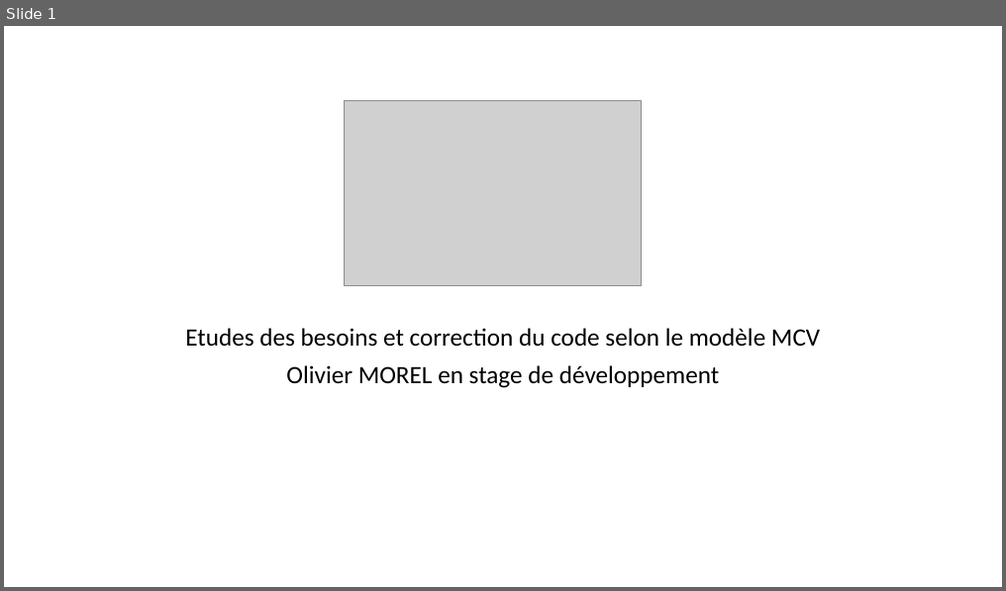
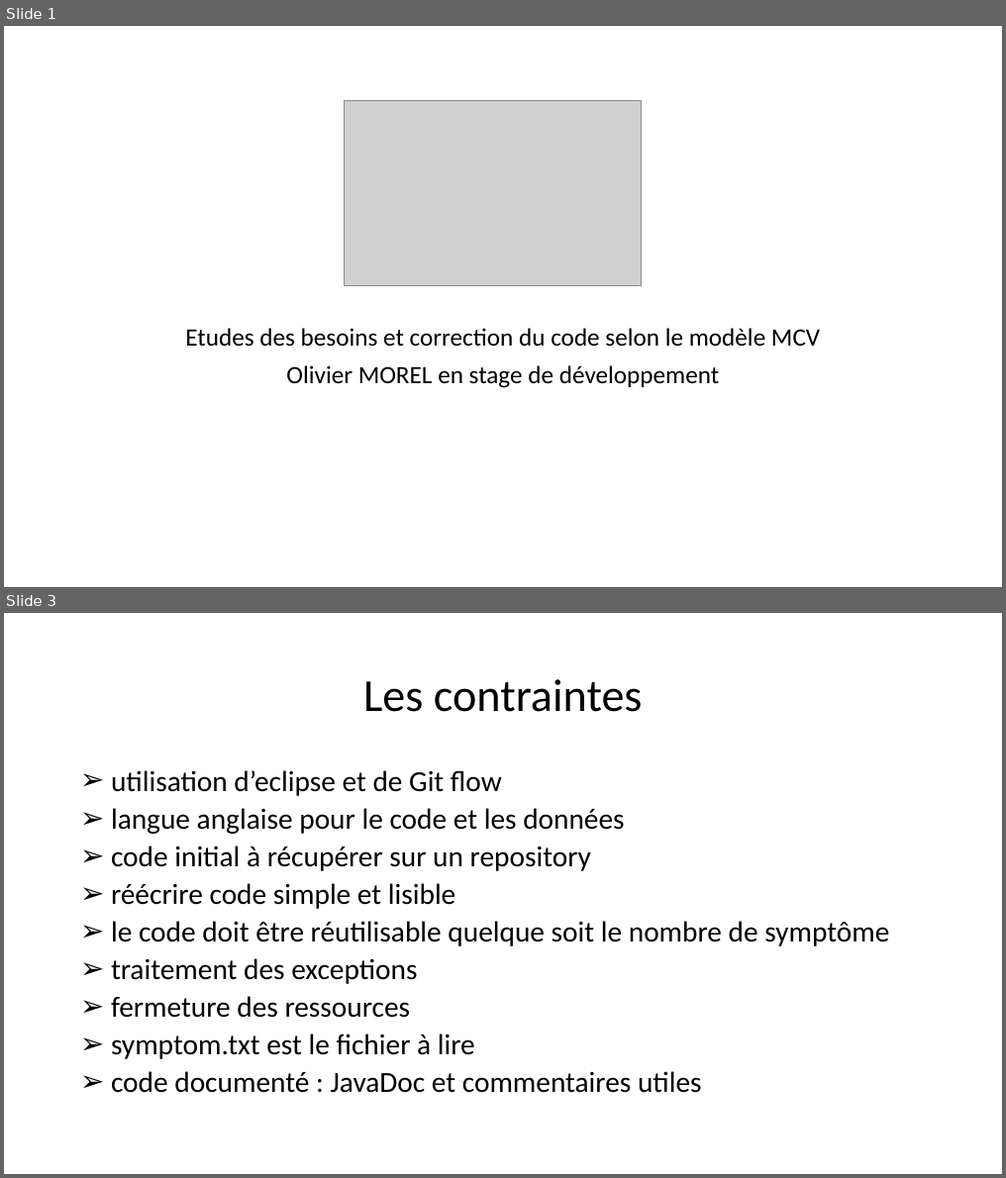
Before and after one commit to emmo78/Project_DA_Java_EN_Come_to_the_Rescue_of_a_Java_Application, a slide deck: PresentationOlivierMOREL.pptx. Shown one above the other, each under a label of ours: slide 1 before the commit, slides 1 and 3 after it; the slides between them are not shown. The pictures are 1006x591 and 1006x1178 pixels, drawn with LibreOffice and Linux fonts; fonts in the diff are those of the drawing; grey boxes stand for pictures. Boxes give left, top, right and bottom in pixels: in the first picture for what was removed or moved away, otherwise in the second. Text is boxed around its words. In the diff, an @@ line names an element or a change of style, - is before the commit and + after.

```diff
--- a/PresentationOlivierMOREL.pptx
+++ b/PresentationOlivierMOREL.pptx
@@ slide 3 added at (x1=4, y1=613, x2=1002, y2=1174), background #FFFFFF @@
@@ title added at (x1=363, y1=679, x2=643, y2=712), 44 pt, text #000000 @@
+Les contraintes
@@ text added at (x1=111, y1=770, x2=889, y2=1093), 28 pt, text #000000 @@
+➢ utilisation d’eclipse et de Git flow
+➢ langue anglaise pour le code et les données
+➢ code initial à récupérer sur un repository
+➢ réécrire code simple et lisible
+➢ le code doit être réutilisable quelque soit le nombre de symptôme
+➢ traitement des exceptions
+➢ fermeture des ressources
+➢ symptom.txt est le fichier à lire
+➢ code documenté : JavaDoc et commentaires utiles
```
Also in this commit, not shown: 5 slides changed, 5 other slides added, 6 slides removed.
